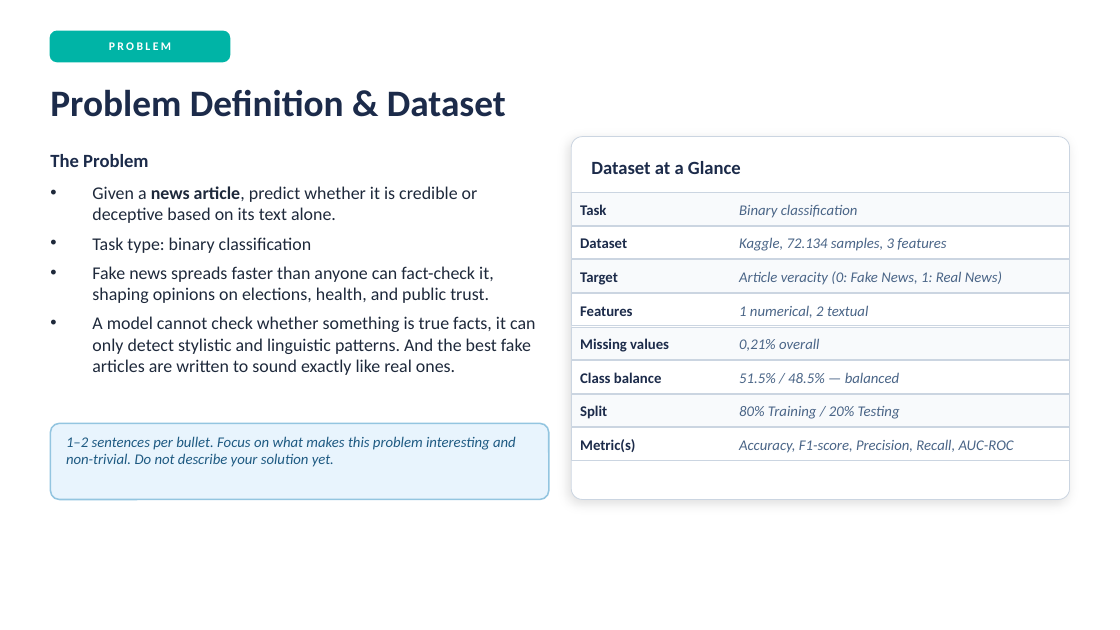
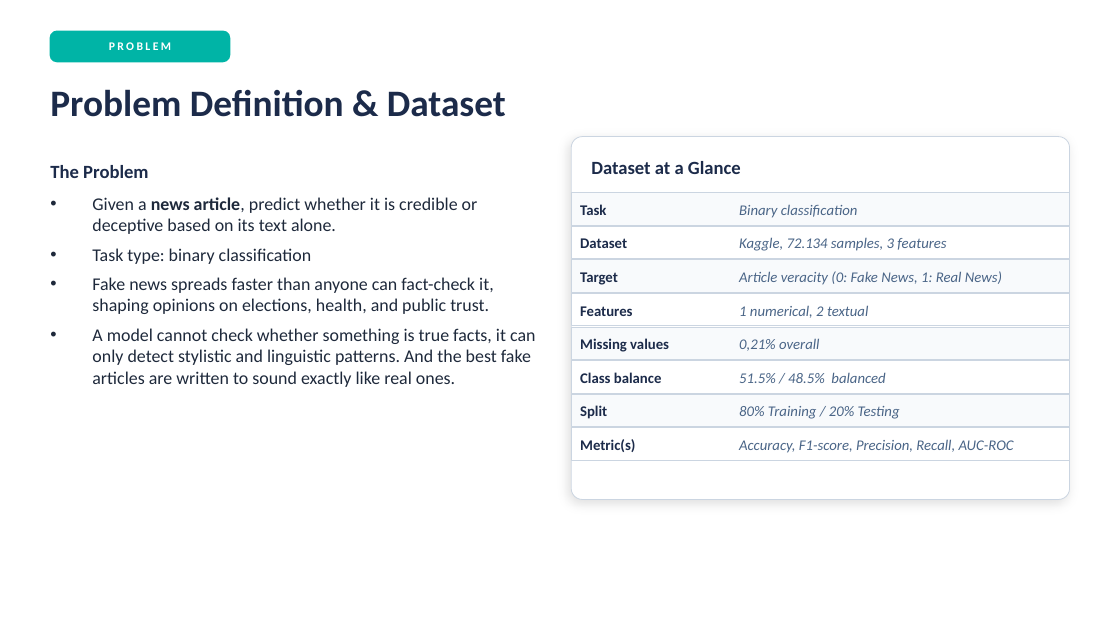
Before and after one commit to jackomazi/data-mining-and-machine-learning-project, a slide deck: slide 4 of project_presentation_template.pptx (slide 5 before the commit). Drawn at 1120x630 pixels with LibreOffice and Linux fonts; fonts in the diff are those of the drawing. Boxes give left, top, right and bottom in pixels: in the first picture for what was removed or moved away, otherwise in the second. Text is boxed around its words. In the diff, an @@ line names an element or a change of style, - is before the commit and + after.

```diff
--- a/project_presentation_template.pptx
+++ b/project_presentation_template.pptx
@@ text "The Problem": place and size @@
-text "The Problem" at box(50, 154, 148, 167)
+text "The Problem" at box(50, 165, 148, 178)
@@ text "Given a news article, predict ...": place and size @@
-text "Given a news article, predict ..." at box(92, 186, 535, 375)
+text "Given a news article, predict ..." at box(92, 197, 535, 387)
@@ text at box(739, 372, 885, 383): text changed @@
-51.5% / 48.5% — balanced
+51.5% / 48.5% balanced
@@ rounded rectangle removed at box(50, 423, 549, 500) @@
@@ text removed at box(66, 436, 516, 467) @@
-1–2 sentences per bullet. Focus on what makes this problem interesting and non-trivial. Do not describe your solution yet.
```
Also in this commit, not shown: 11 other slides changed, 1 slide removed, 1 other file.
